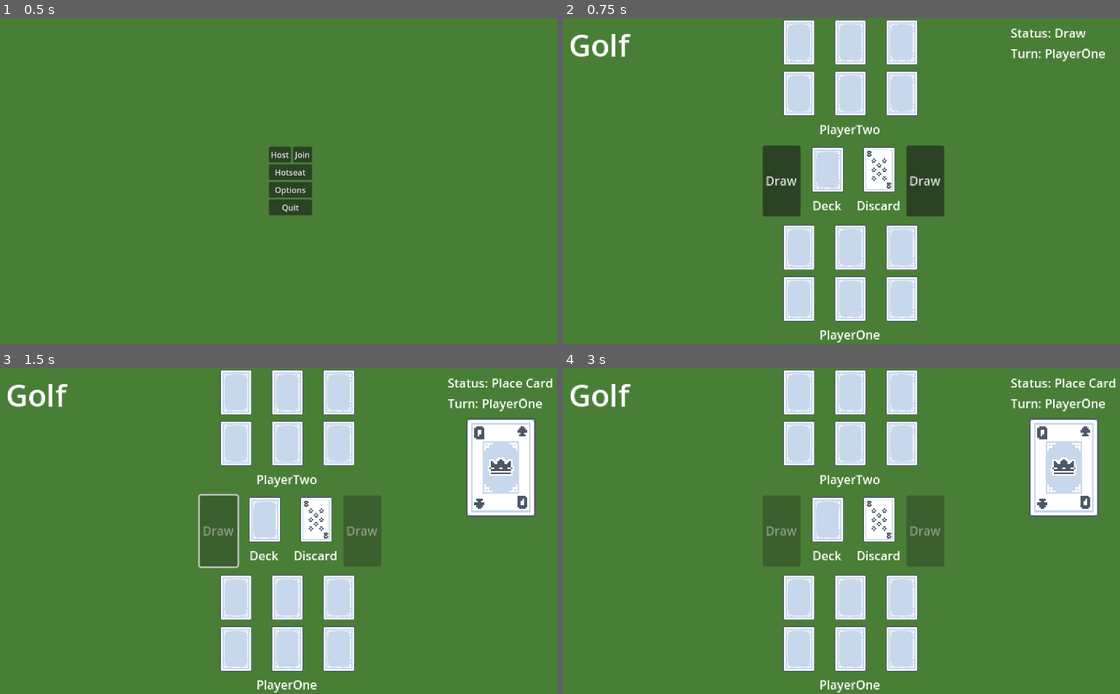
Above: before the commit, frames 1-4 (two rows, left to right).
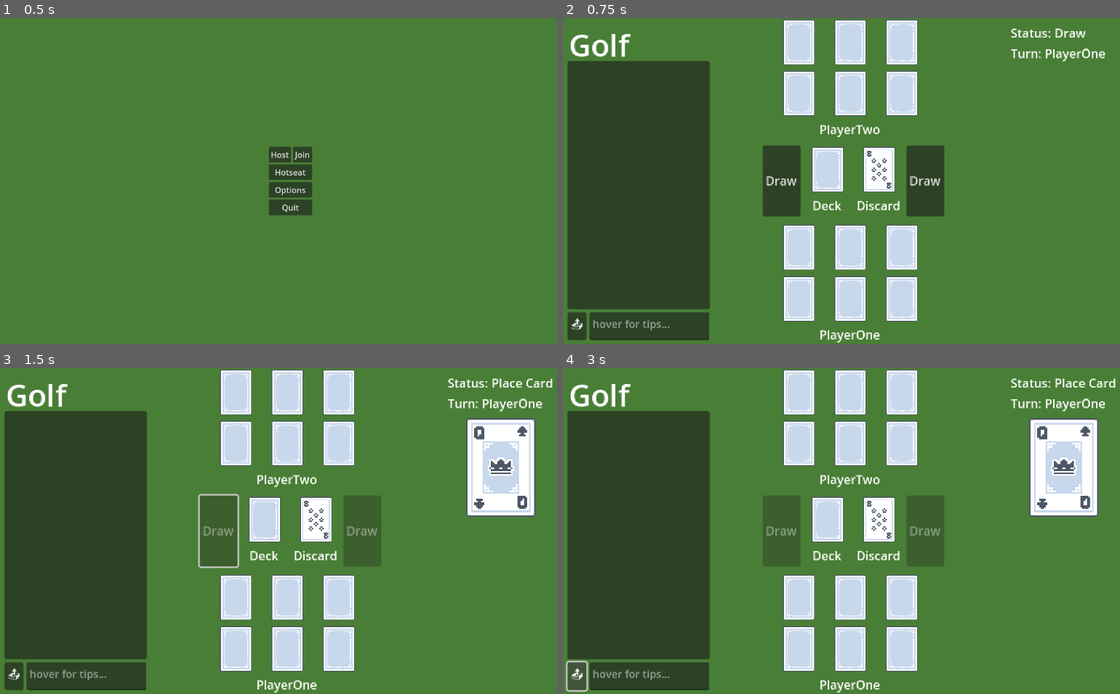
Above: after the commit, the same moments.

Repository: WonkyMic/golf_cards_godot
Game: Godot game, scene res://menu.tscn
Same seed, same stepped clock (60 frames per second), same inputs: the game is played once before the commit and once after it.
Inputs (mouse positions are in pixels of both pictures, inside the frame that each line leads up to):
- Up to frame 1 (0.5 s): no input
- Up to frame 2 (0.75 s): click "Hotseat" at 0.5 s
- Up to frame 3 (1.5 s): click "Draw" at 1.25 s
- Up to frame 4 (3 s): click (830, 517) at 2.02 s; click (579, 677) at 2.75 s, where only the run after the commit has a clickable "📤"

Frame 1 is identical in both runs. In frame 2, 22% of the frame differs, in the area x 0-27%, y 13-99%; in frame 3, 22%; in frame 4, 22%, in the area x 0-27%, y 13-100%.

Commit message:
add chat panel to main scene

Diff:
--- a/main.tscn
+++ b/main.tscn
@@ -1,9 +1,10 @@
-[gd_scene load_steps=5 format=3 uid="uid://bfuld6fnl6oat"]
+[gd_scene load_steps=6 format=3 uid="uid://bfuld6fnl6oat"]
 
 [ext_resource type="Script" path="res://main.gd" id="1_jkac5"]
 [ext_resource type="PackedScene" uid="uid://cjr55wsdv0nng" path="res://player.tscn" id="2_2035l"]
 [ext_resource type="PackedScene" uid="uid://e6ownkyurw27" path="res://deck_and_discard.tscn" id="2_rxxxg"]
 [ext_resource type="PackedScene" uid="uid://bhlt65yso7yd2" path="res://info.tscn" id="4_p0s2j"]
+[ext_resource type="PackedScene" uid="uid://cfkb5j8c0hxdi" path="res://chat_panel.tscn" id="5_qxobr"]
 
 [node name="Main" type="Node2D"]
 script = ExtResource("1_jkac5")
@@ -48,6 +49,12 @@
 offset_bottom = -168.0
 grow_horizontal = 0
 
+[node name="ChatPanel" parent="." instance=ExtResource("5_qxobr")]
+offset_left = -378.0
+offset_top = -159.0
+offset_right = -190.0
+offset_bottom = 211.0
+
 [connection signal="discard_selected" from="DeckAndDiscard" to="." method="_on_discard_selected"]
 [connection signal="draw_from_deck" from="DeckAndDiscard" to="." method="_on_draw_from_deck"]
 [connection signal="draw_from_discard" from="DeckAndDiscard" to="." method="_on_draw_from_discard"]
